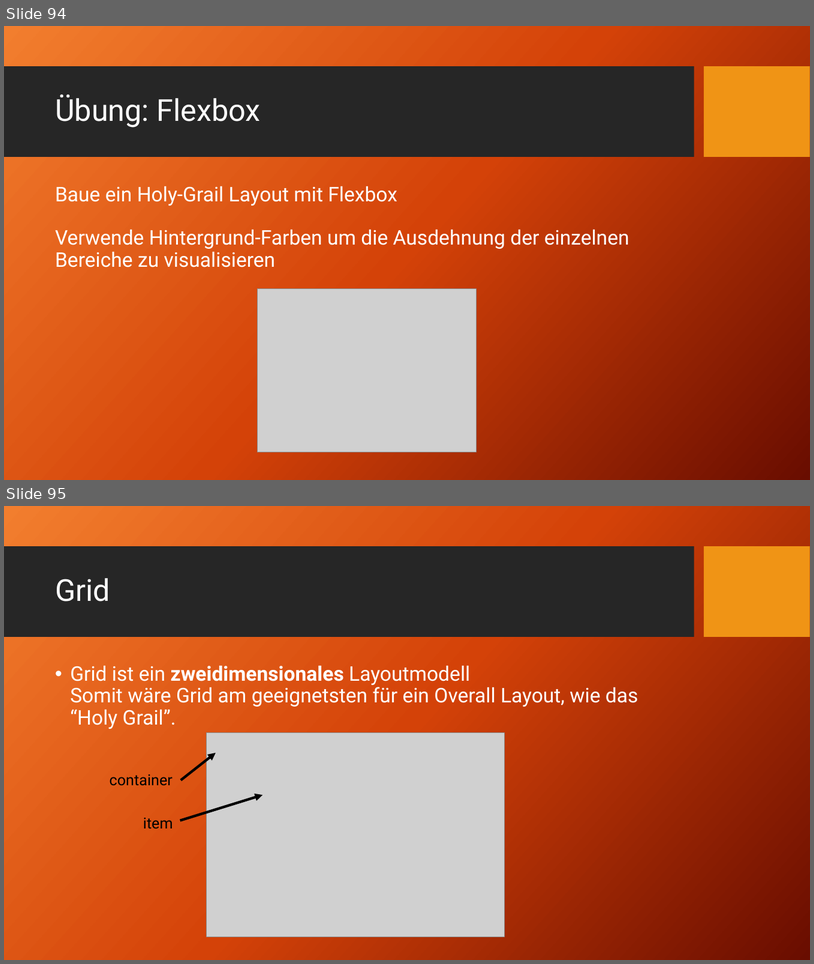
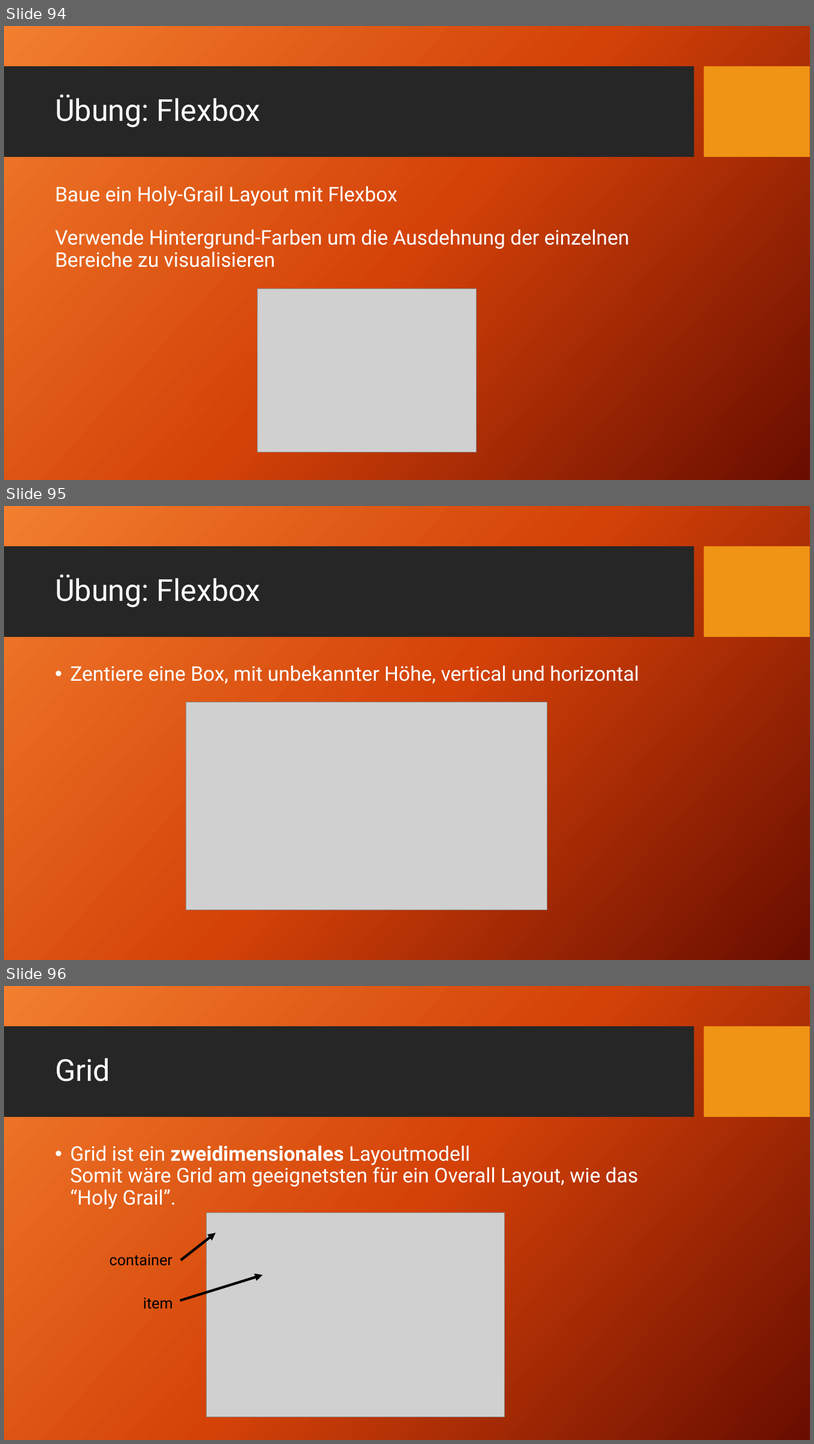
Before and after one commit to TomFrey/htmlCssBasicUebungen, a slide deck: html Schulung.pptx. Shown one above the other, each under a label of ours: slides 94 and 95 before the commit, slides 94, 95 and 96 after it. The pictures are 814x964 and 814x1444 pixels, drawn with LibreOffice and Linux fonts; fonts in the diff are those of the drawing; grey boxes stand for pictures; background and template pictures are left out. Boxes give left, top, right and bottom in pixels: in the first picture for what was removed or moved away, otherwise in the second. Text is boxed around its words. In the diff, an @@ line names an element or a change of style, - is before the commit and + after.

Commit message:
Übungen zur zentrierten Box mit und ohne Flexbox hinzugefügt.

```diff
--- a/html Schulung.pptx
+++ b/html Schulung.pptx
@@ slide 95 added at (4, 506, 810, 960), background picture (left out); not listed: 2 template elements that a slide beside it also shows @@
@@ title added at (55, 574, 261, 607), 36 pt, text #FFFFFF @@
+Übung: Flexbox
@@ text added at (70, 665, 639, 684), 24 pt, text #FFFFFF @@
+• Zentiere eine Box, mit unbekannter Höhe, vertical und horizontal
@@ picture added at (186, 702, 547, 910) @@
@@ what was slide 95 is now slide 96 @@
```
Also in this commit, not shown: 6 other files.
